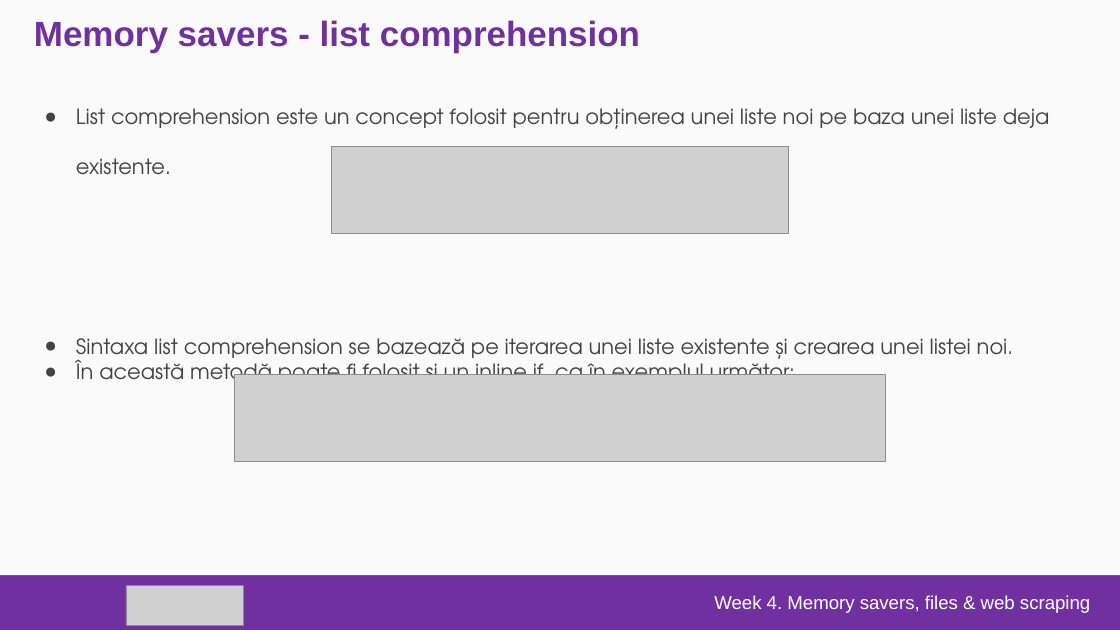
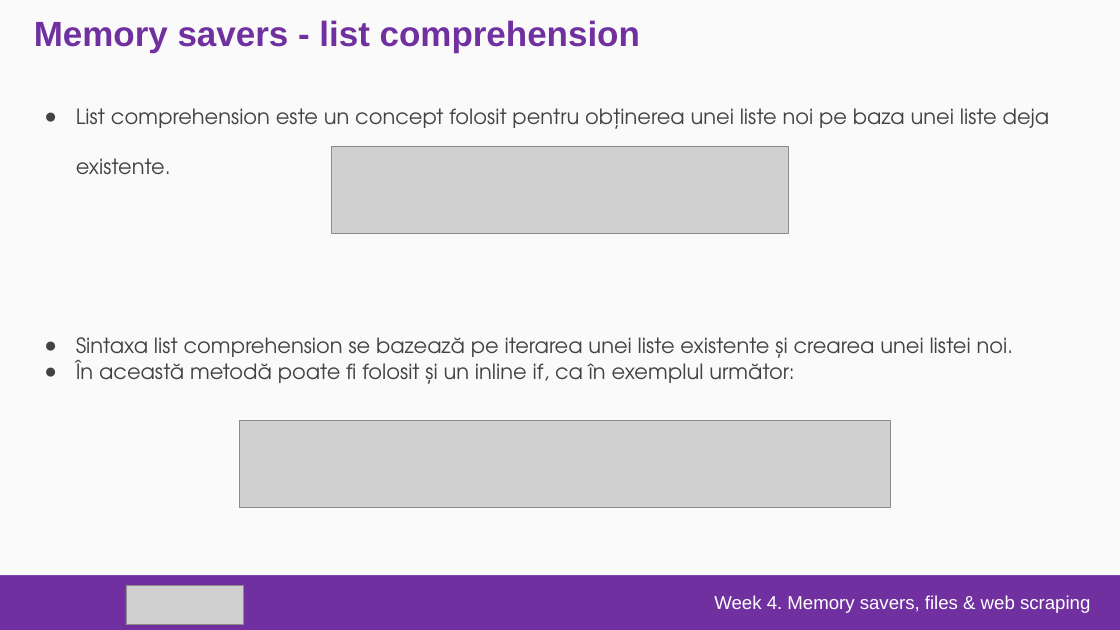
Before and after one commit to Niko18500/Curs-Python-Google, a slide deck: slide 13 of Slide-uri/GAD-04-MemorySaversWebScrapper.pptx. Drawn at 1120x630 pixels with LibreOffice and Linux fonts; fonts in the diff are those of the drawing; grey boxes stand for pictures; background and template pictures are left out. Boxes give left, top, right and bottom in pixels: in the first picture for what was removed or moved away, otherwise in the second. Text is boxed around its words. In the diff, an @@ line names an element or a change of style, - is before the commit and + after.

```diff
--- a/Slide-uri/GAD-04-MemorySaversWebScrapper.pptx
+++ b/Slide-uri/GAD-04-MemorySaversWebScrapper.pptx
@@ text "List comprehension este un concept ..." at bbox=[76, 108, 1050, 384]: indent changed @@
@@ picture: place and size @@
-picture at bbox=[234, 374, 886, 461]
+picture at bbox=[239, 420, 891, 507]
```
Also in this commit, not shown: 9 other slides changed, 27 other files.
